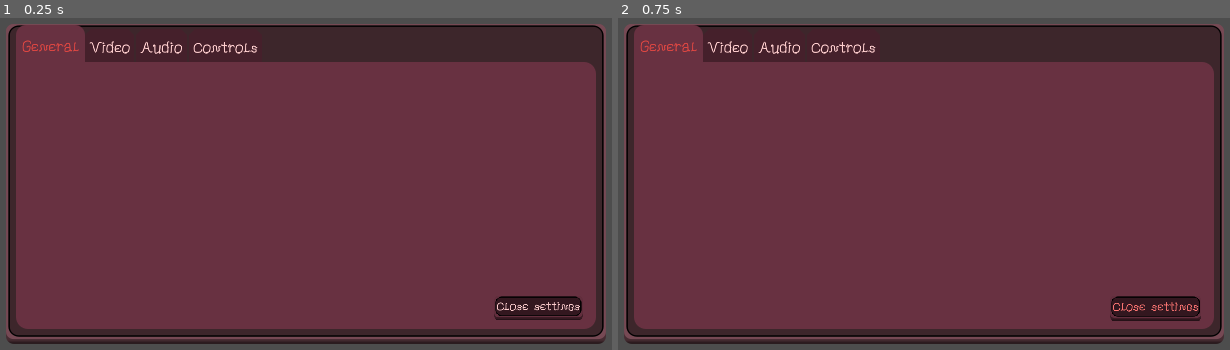
Above: before the commit, frames 1-2 (left to right).
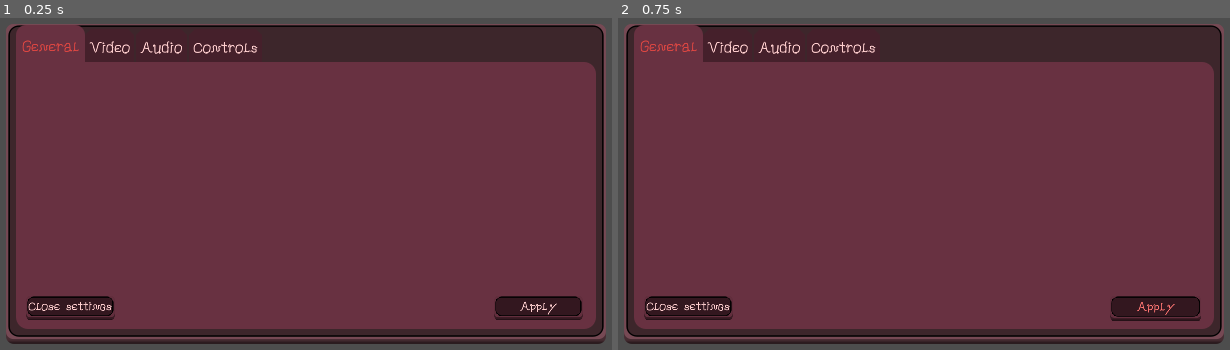
Above: after the commit, the same moments.

Repository: aggynonmeminit-design/New-Base-For-Godot
Game: Godot game, scene res://1- Systems/settings_menu/t_settings_menu.tscn
The game is run twice, just before and just after one commit, with the same random seed, the same clock (stepped at 60 frames per second) and the same inputs. This scene is started directly instead of the project's main scene.
Inputs:
- Up to frame 1 (0.25 s): no input
- Up to frame 2 (0.75 s): click "Close settings" (after the commit: "Apply") at 0.5 s

The runs differ from the first frame. In frame 1, 1.1% of the frame differs, in the area x 4-95%, y 83-91%; in frame 2, 1.1%.

Commit message:
CONFIG SOMESTUFF

Diff:
--- a/1- Systems/Singletons/g_config.gd
+++ /dev/null
@@ -1,24 +0,0 @@
-extends Node
-
-#===================================================================================================
-#Variables
-
-var config: ConfigFile = ConfigFile.new()
-var path: String = "user://settings.cfg"
-
-#===================================================================================================
-#Dicts and Enums
-
-#===================================================================================================
-#Main functions
-
-func _ready() -> void:
-	_test_save()
-
-#===================================================================================================
-#Summ funtions
-
-func _test_save() -> void:
-	config.load(path)
-	config.set_value("GENERAL", "test", true)
-	config.save(path)
--- /dev/null
+++ b/1- Systems/Singletons/g_settings.gd
@@ -0,0 +1,58 @@
+extends Node
+
+#===================================================================================================
+#Variables
+
+var config: ConfigFile = ConfigFile.new()
+var SETTINGS_FILE_PATH: String = "user://settings.ini"
+
+#===================================================================================================
+#Dicts and Enums
+
+#===================================================================================================
+#Main functionss
+
+func _ready() -> void:
+	SignalBus.apply_settings.connect(_apply_settings)
+	if !FileAccess.file_exists(SETTINGS_FILE_PATH):
+		#Keybinding
+		config.set_value("KEYBINDING", "c_Walk_up", "W")
+		config.set_value("KEYBINDING", "c_Walk_down", "S")
+		config.set_value("KEYBINDING", "c_Walk_left", "A")
+		config.set_value("KEYBINDING", "c_Walk_right", "D")
+		config.set_value("KEYBINDING", "c_Pause", "Escape")
+
+		#Video
+		config.set_value("VIDEO", "show_fps", false)
+		config.set_value("VIDEO", "max_fps", 60)
+		config.set_value("VIDEO", "resolution", "640x360")
+		config.set_value("VIDEO", "fullscreen", true)
+
+		#Audio
+		config.set_value("AUDIO", "master_volume", 100)
+		config.set_value("AUDIO", "music_volume", 100)
+		config.set_value("AUDIO", "sfx_volume", 100)
+		config.set_value("AUDIO", "muted", false)
+
+		config.save(SETTINGS_FILE_PATH)
+	else:
+		config.load(SETTINGS_FILE_PATH)
+
+
+#===================================================================================================
+#Summ funtions
+
+@warning_ignore("untyped_declaration")
+func _save_settings(section: String, key : String, value, apply_instantly: bool = false) -> void:
+	config.set_value(section, key, value)
+	if apply_instantly:
+		config.save(SETTINGS_FILE_PATH)
+
+func _load_settings(section: String = "GENERAL") -> Dictionary:
+	var section_settings : Dictionary = {}
+	for key in config.get_section_keys(section):
+		section_settings[key] = config.get_value(section, key)
+	return section_settings
+
+func _apply_settings() -> void:
+	config.save(SETTINGS_FILE_PATH)
--- a/1- Systems/Singletons/g_signal_bus.gd
+++ b/1- Systems/Singletons/g_signal_bus.gd
@@ -8,4 +8,5 @@
 signal quit_game
 signal open_settings
 signal close_settings
+signal apply_settings
 signal toggle_fps_meter #bool
--- a/1- Systems/main_game/t_main_game.tscn
+++ b/1- Systems/main_game/t_main_game.tscn
@@ -78,6 +78,7 @@
 layer = 21
 
 [node name="FpsMeter" parent="Hud/HudRoot/AbovePauseBlur" unique_id=362070784 instance=ExtResource("7_ifhs5")]
+process_mode = 3
 mouse_filter = 2
 
 [node name="Pause" type="CanvasLayer" parent="." unique_id=563949156]
--- /dev/null
+++ b/1- Systems/settings_menu/g_apply_settings_button.gd
@@ -0,0 +1,7 @@
+@warning_ignore("missing_tool")
+extends AnimatedButton
+
+
+
+func _on_pressed() -> void:
+	SignalBus.emit_signal("apply_settings")
--- a/1- Systems/settings_menu/t_settings_menu.tscn
+++ b/1- Systems/settings_menu/t_settings_menu.tscn
@@ -9,6 +9,7 @@
 [ext_resource type="PackedScene" uid="uid://m1fu043t18cq" path="res://1- Systems/settings_menu/tabs/t_settings_audio.tscn" id="7_1hv2s"]
 [ext_resource type="PackedScene" uid="uid://br2nqgx10v5b8" path="res://1- Systems/settings_menu/tabs/t_settings_controls.tscn" id="8_8iatq"]
 [ext_resource type="Script" uid="uid://c7h5bk1q7q0yh" path="res://1- Systems/settings_menu/g_close_settings_button.gd" id="8_bgtbn"]
+[ext_resource type="Script" uid="uid://bth3p8gf65l88" path="res://1- Systems/settings_menu/g_apply_settings_button.gd" id="10_8iatq"]
 
 [sub_resource type="GDScript" id="GDScript_1hv2s"]
 script/source = "extends TabContainer
@@ -160,16 +161,16 @@
 [node name="SettingsControls" parent="MarginContainer2/GridContainer/TabContainer/Controls/MarginContainer" unique_id=877462675 instance=ExtResource("8_8iatq")]
 layout_mode = 2
 
-[node name="AnimatedButton" type="Button" parent="." unique_id=516423541]
+[node name="Close" type="Button" parent="." unique_id=516423541]
 layout_mode = 1
 anchors_preset = 3
 anchor_left = 1.0
 anchor_top = 1.0
 anchor_right = 1.0
 anchor_bottom = 1.0
-offset_left = -162.0
+offset_left = -630.0
 offset_top = -74.0
-offset_right = -14.0
+offset_right = -481.99908
 offset_bottom = -33.0
 grow_horizontal = 0
 grow_vertical = 0
@@ -180,16 +181,16 @@
 script = ExtResource("8_bgtbn")
 metadata/_custom_type_script = "uid://cudo2bl06d0q1"
 
-[node name="MarginContainer" type="MarginContainer" parent="AnimatedButton" unique_id=907612311]
-show_behind_parent = true
-layout_mode = 1
-anchors_preset = 15
-anchor_right = 1.0
-anchor_bottom = 1.0
-grow_horizontal = 2
-grow_vertical = 2
-
-[node name="ButtonNinePatch" type="NinePatchRect" parent="AnimatedButton/MarginContainer" unique_id=2094391985]
+[node name="MarginContainer" type="MarginContainer" parent="Close" unique_id=907612311]
+show_behind_parent = true
+layout_mode = 1
+anchors_preset = 15
+anchor_right = 1.0
+anchor_bottom = 1.0
+grow_horizontal = 2
+grow_vertical = 2
+
+[node name="ButtonNinePatch" type="NinePatchRect" parent="Close/MarginContainer" unique_id=2094391985]
 modulate = Color(0.4117647, 0.19215687, 0.25490198, 1)
 show_behind_parent = true
 layout_mode = 2
@@ -203,4 +204,48 @@
 script = ExtResource("2_03uhn")
 metadata/_custom_type_script = "uid://lenbm4xbmppj"
 
-[connection signal="pressed" from="AnimatedButton" to="AnimatedButton" method="_on_pressed"]
+[node name="Apply" type="Button" parent="." unique_id=902474629]
+layout_mode = 1
+anchors_preset = 3
+anchor_left = 1.0
+anchor_top = 1.0
+anchor_right = 1.0
+anchor_bottom = 1.0
+offset_left = -162.0
+offset_top = -74.0
+offset_right = -14.0
+offset_bottom = -33.0
+grow_horizontal = 0
+grow_vertical = 0
+scale = Vector2(0.6, 0.6)
+pivot_offset_ratio = Vector2(1, 0.5)
+text = "Apply"
+flat = true
+script = ExtResource("10_8iatq")
+metadata/_custom_type_script = "uid://cudo2bl06d0q1"
+
+[node name="MarginContainer" type="MarginContainer" parent="Apply" unique_id=2085019418]
+show_behind_parent = true
+layout_mode = 1
+anchors_preset = 15
+anchor_right = 1.0
+anchor_bottom = 1.0
+grow_horizontal = 2
+grow_vertical = 2
+
+[node name="ButtonNinePatch" type="NinePatchRect" parent="Apply/MarginContainer" unique_id=239042969]
+modulate = Color(0.4117647, 0.19215687, 0.25490198, 1)
+show_behind_parent = true
+layout_mode = 2
+offset_transform_enabled = true
+offset_transform_position_ratio = Vector2(0, 0.11)
+texture = ExtResource("1_m3i1l")
+patch_margin_left = 13
+patch_margin_top = 13
+patch_margin_right = 13
+patch_margin_bottom = 18
+script = ExtResource("2_03uhn")
+metadata/_custom_type_script = "uid://lenbm4xbmppj"
+
+[connection signal="pressed" from="Close" to="Close" method="_on_pressed"]
+[connection signal="pressed" from="Apply" to="Apply" method="_on_pressed"]
--- a/1- Systems/settings_menu/tabs/g_settings_video.gd
+++ b/1- Systems/settings_menu/tabs/g_settings_video.gd
@@ -10,6 +10,9 @@
 @export_category("Nodes")
 @export var max_fps_opt_button : OptionButton
 
+var video_settings : Dictionary
+
+
 #===================================================================================================
 #Dicts and Enums
 
@@ -17,14 +20,18 @@
 #Main functions
 
 func _ready() -> void:
-	pass
+	video_settings = Config._load_settings("VIDEO")
+	_set_max_fps(-2)
 
 #===================================================================================================
 #Summ funtions
 
 func _set_max_fps(index := 0) -> void:
-	var max_fps := max_fps_opt_button.get_item_text(index)
-	Engine.max_fps = int(max_fps)
+	var max_fps: int = video_settings.max_fps
+	if index >= -1:
+		max_fps = int(max_fps_opt_button.get_item_text(index))
+	Config._save_settings("VIDEO", "max_fps", max_fps)
+	Engine.max_fps = max_fps
 
 func _on_check_button_toggled(toggled_on: bool) -> void:
 	SignalBus.emit_signal("toggle_fps_meter", toggled_on)
--- a/project.godot
+++ b/project.godot
@@ -131,11 +131,6 @@
 "events": [Object(InputEventKey,"resource_local_to_scene":false,"resource_name":"","device":-1,"window_id":0,"alt_press …(192 unchanged characters)…
 ]
 }
-c_Pull_victim={
-"deadzone": 0.2,
-"events": [Object(InputEventMouseButton,"resource_local_to_scene":false,"resource_name":"","device":-1,"window_id":0,"alt_pressed":false,"shift_pressed":false,"ctrl_pressed":false,"meta_pressed":false,"button_mask":1,"position":Vector2(241, 11),"global_position":Vector2(250, 59),"factor":1.0,"button_index":1,"canceled":false,"pressed":true,"double_click":false,"script":null)
-]
-}
 
 [layer_names]
 
Renamed: 1- Systems/Singletons/g_config.gd.uid -> 1- Systems/Singletons/g_settings.gd.uid
Not shown, added: 1- Systems/settings_menu/g_apply_settings_button.gd.uid
